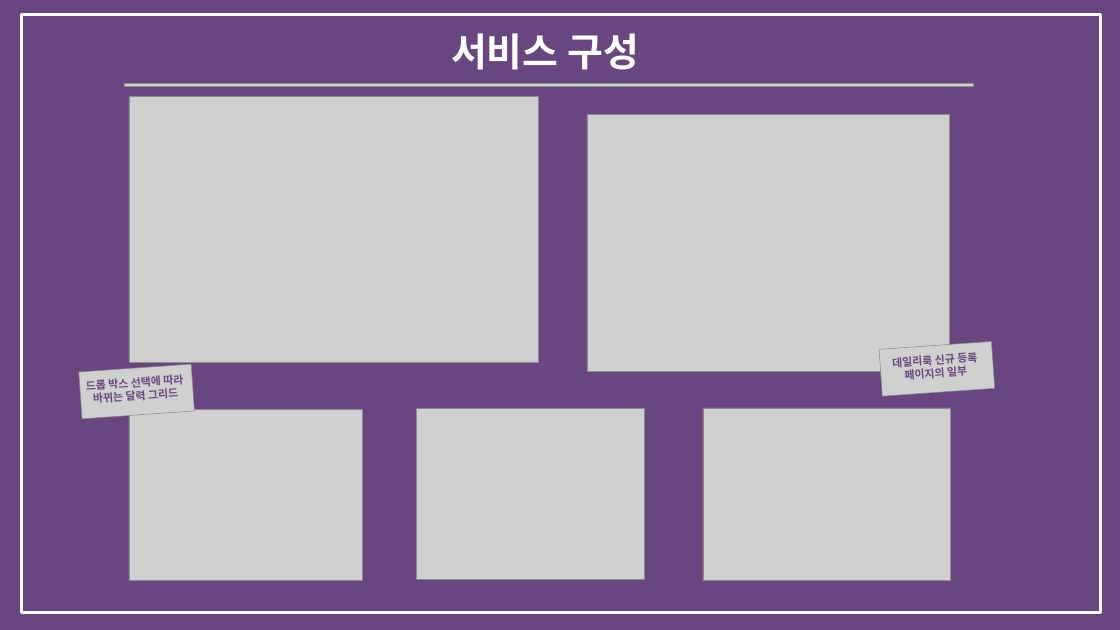
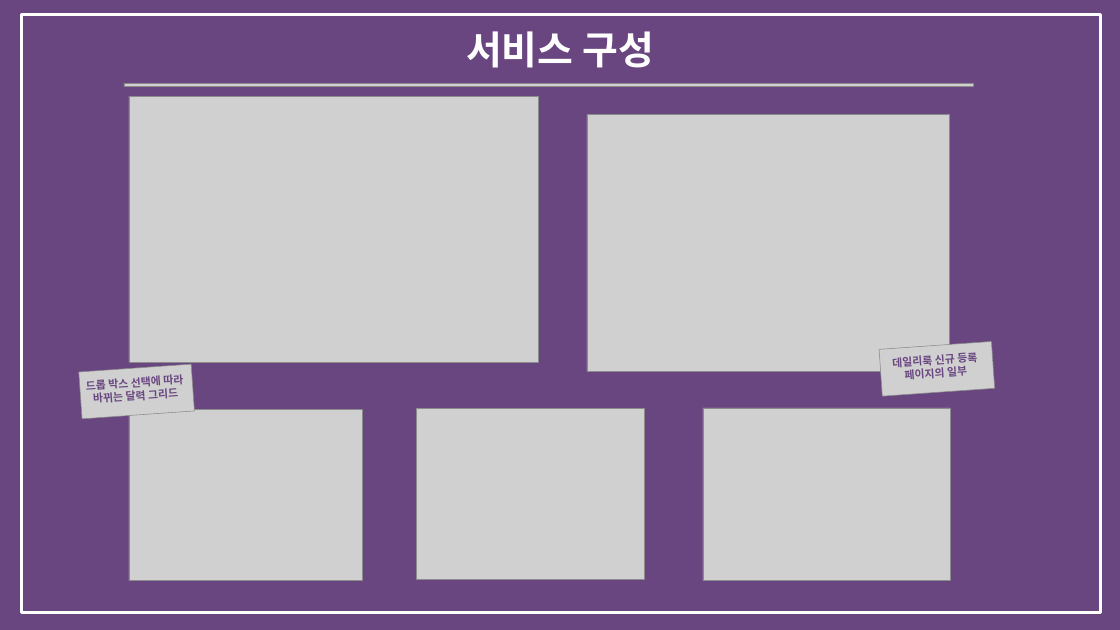
Before and after one commit to bitnarii/YMPM, a slide deck: slide 7 of 기획서/5조 Fit-back.pptx. Drawn at 1120x630 pixels with LibreOffice and Linux fonts; fonts in the diff are those of the drawing; grey boxes stand for pictures. Boxes give left, top, right and bottom in pixels: in the first picture for what was removed or moved away, otherwise in the second. Text is boxed around its words. In the diff, an @@ line names an element or a change of style, - is before the commit and + after.

```diff
--- a/기획서/5조 Fit-back.pptx
+++ b/기획서/5조 Fit-back.pptx
@@ text "서비스 구성": place and size @@
-text "서비스 구성" at (451,33,639,70)
+text "서비스 구성" at (466,31,654,68)
```
Also in this commit, not shown: 8 other slides changed, 3 slides added.
